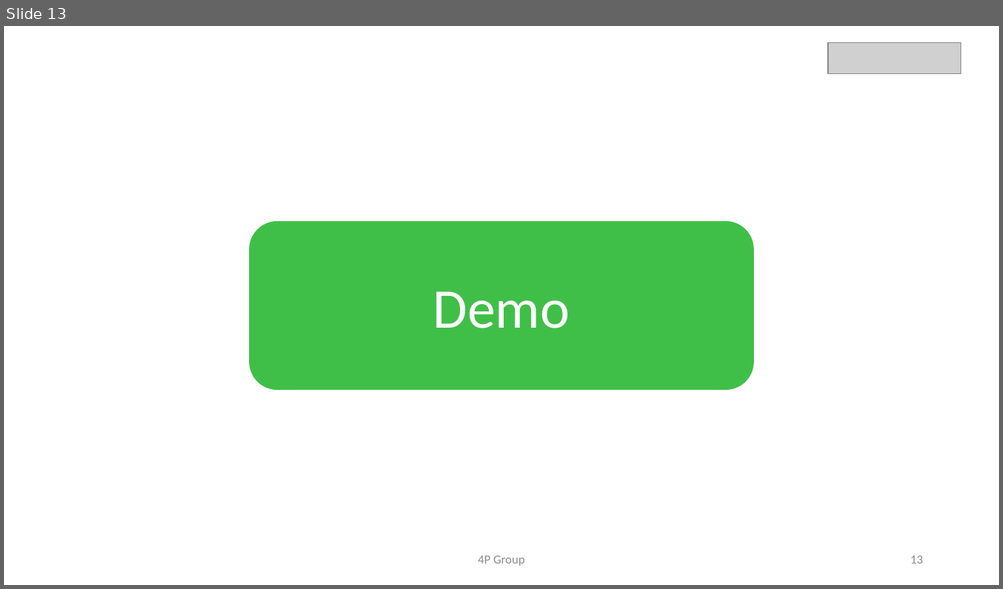
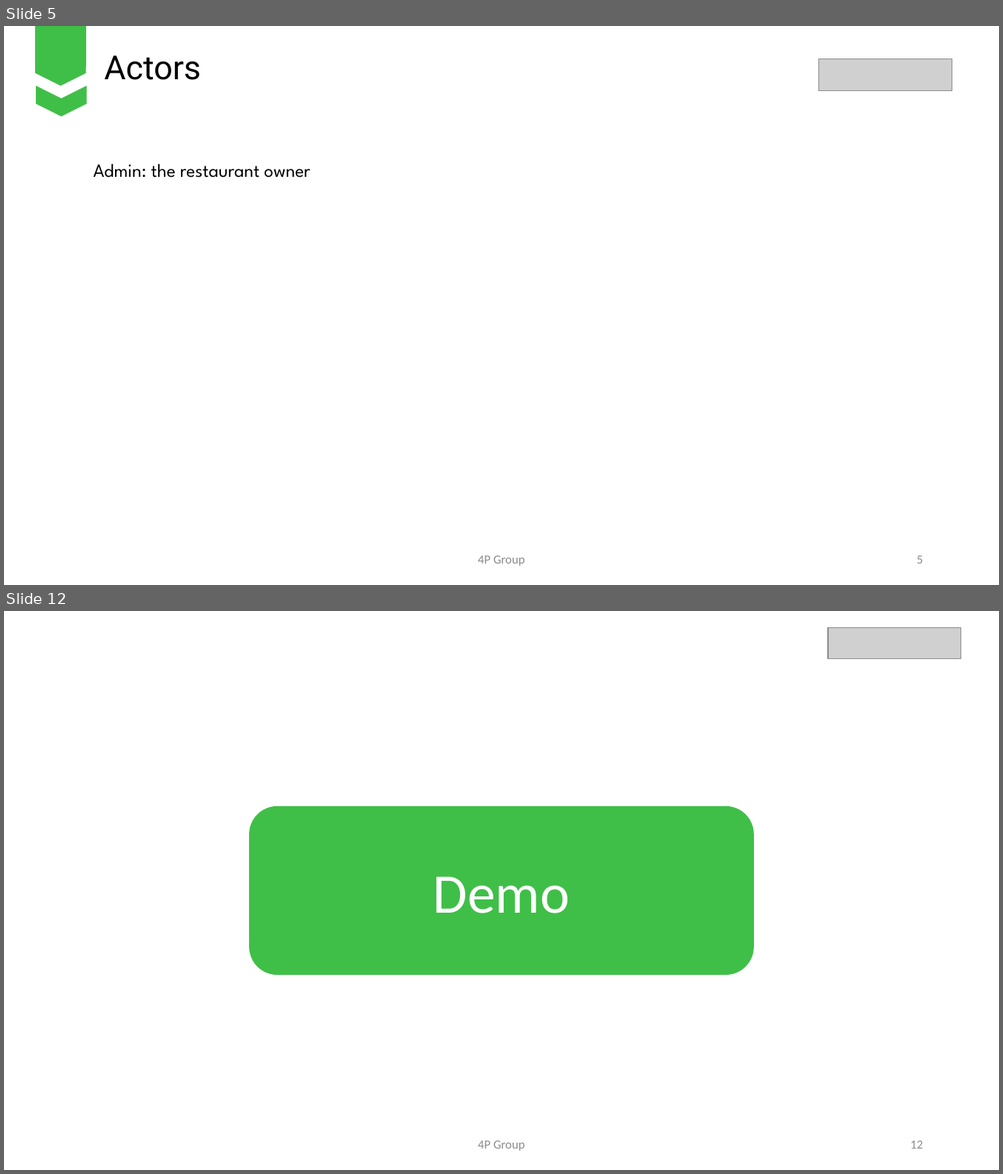
Before and after one commit to nhanntce/Fall_Group01, a slide deck: 4P Food.pptx. Shown one above the other, each under a label of ours: slide 13 before the commit, slides 5 and 12 after it; the slides between them are not shown. The pictures are 1003x589 and 1003x1174 pixels, drawn with LibreOffice and Linux fonts; fonts in the diff are those of the drawing; grey boxes stand for pictures. Boxes give left, top, right and bottom in pixels: in the first picture for what was removed or moved away, otherwise in the second. Text is boxed around its words. In the diff, an @@ line names an element or a change of style, - is before the commit and + after.

```diff
--- a/4P Food.pptx
+++ b/4P Food.pptx
@@ slide 5 added at box(4, 26, 999, 585), background #FFFFFF @@
@@ freeform shape added at box(35, 26, 85, 67), fill #3FBF48 @@
@@ hexagon added at box(35, 26, 85, 86), fill #3FBF48 @@
@@ text added at box(104, 56, 201, 80), 32 pt, text #000000 @@
+Actors
@@ picture added at box(819, 59, 952, 91) @@
@@ freeform shape added at box(36, 86, 86, 117), fill #3FBF48 @@
@@ text added at box(94, 164, 310, 178), 18 pt, text #000000 @@
+Admin: the restaurant owner
@@ text added at box(478, 556, 525, 566), 12 pt, text #8C8C8C @@
+4P Group
@@ page number added at box(916, 556, 922, 564), 12 pt, text #8C8C8C @@
+5
@@ what was slide 13 is now slide 12 @@
@@ page number at box(910, 1141, 922, 1149): text changed @@
-13
+12
```
Also in this commit, not shown: 10 slides changed, 2 slides removed.
